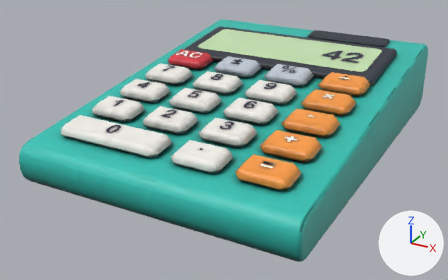
One commit to the glTF model client/public/models/calculator.glb: the scene before it, then after it.
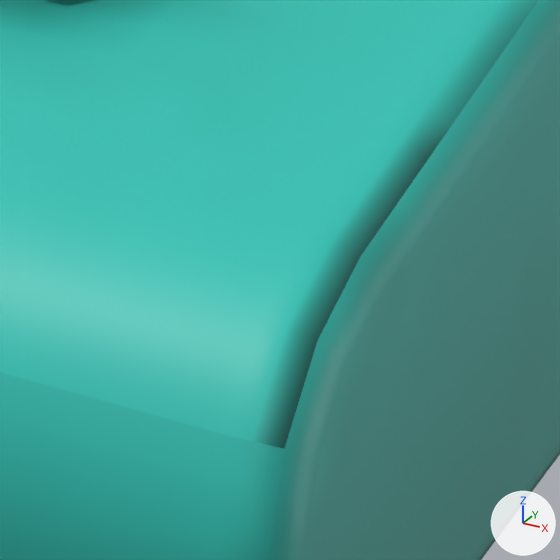
The first picture shows the older version from a 50 mm lens placed at (0.1177, -0.2391, 0.1166), pointed at (-0.0074, -0.0117, 0.0029). The close-ups show the older and then the newer version on the part from 62% to 73% of the width and 69% to 86% of the height of that picture. Only the edits that show in the close-ups are written down. The lights are fixed; the arrows at lower right show +X, +Y and +Z.

Objects in the first close-up: 'calculator'.
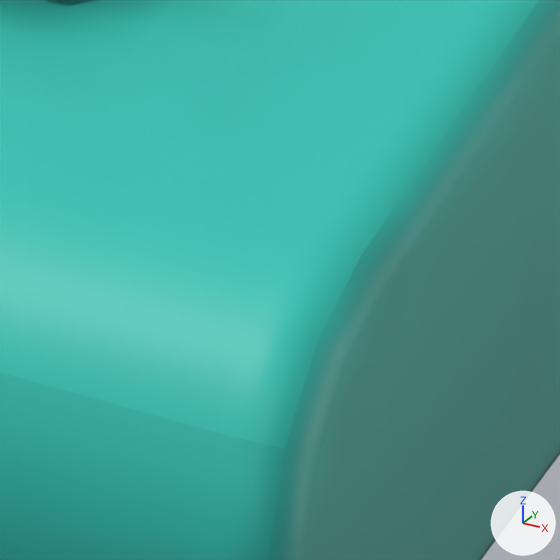
Location of each change, [x1, y1, x2, y2] in pixels of the close-ups (560 x 560 px):
```json
{"object": "calculator", "change": "surface changed", "before": [255, 0, 540, 451], "after": [255, 0, 540, 451]}
```

Scene script edits in JSON lines:
```json
{"block": "mat_accent", "where": "n3 = _N.new('ShaderNodeTexImage'); n3.name = 'Image Texture'"}
{"op": "add", "block": "mat_accent", "code": "n3.extension = 'EXTEND'"}
```
